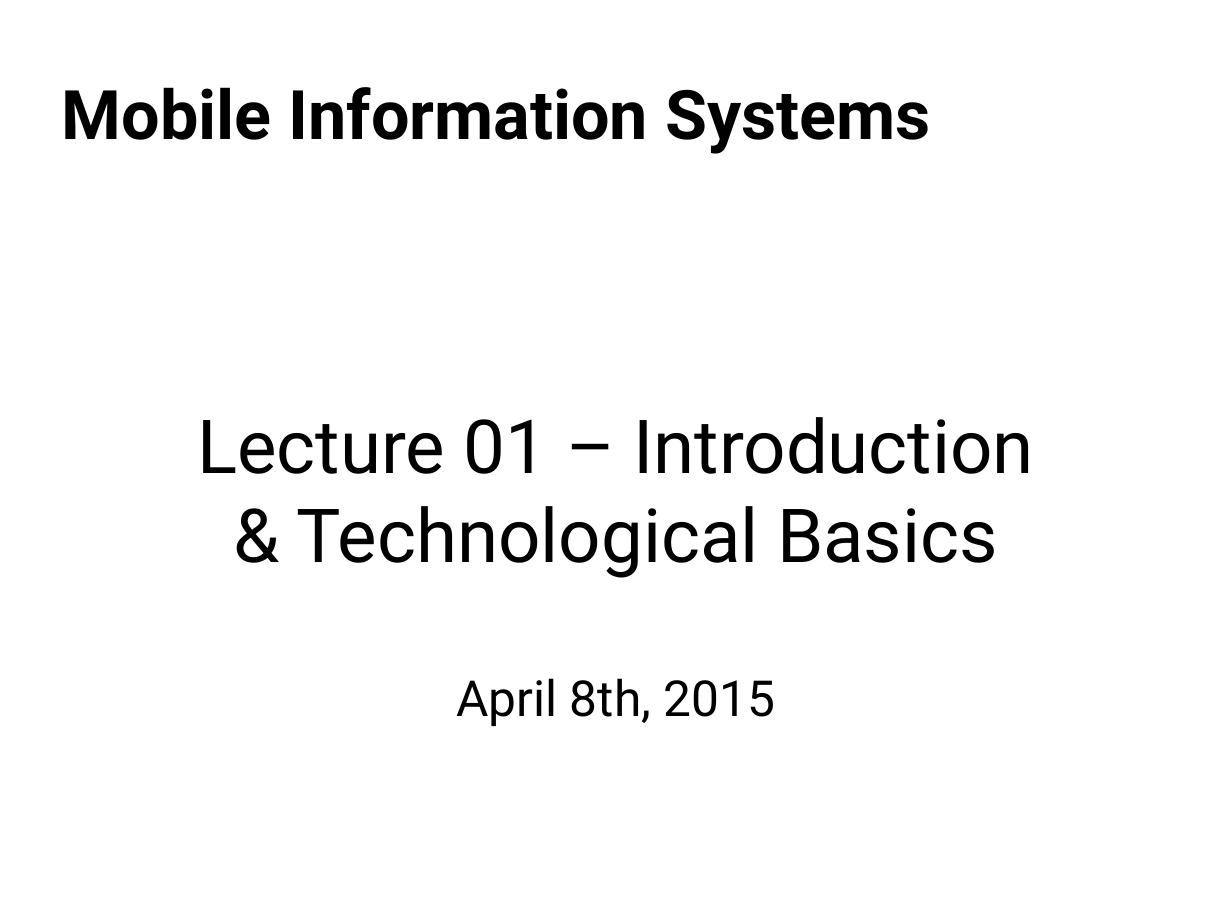
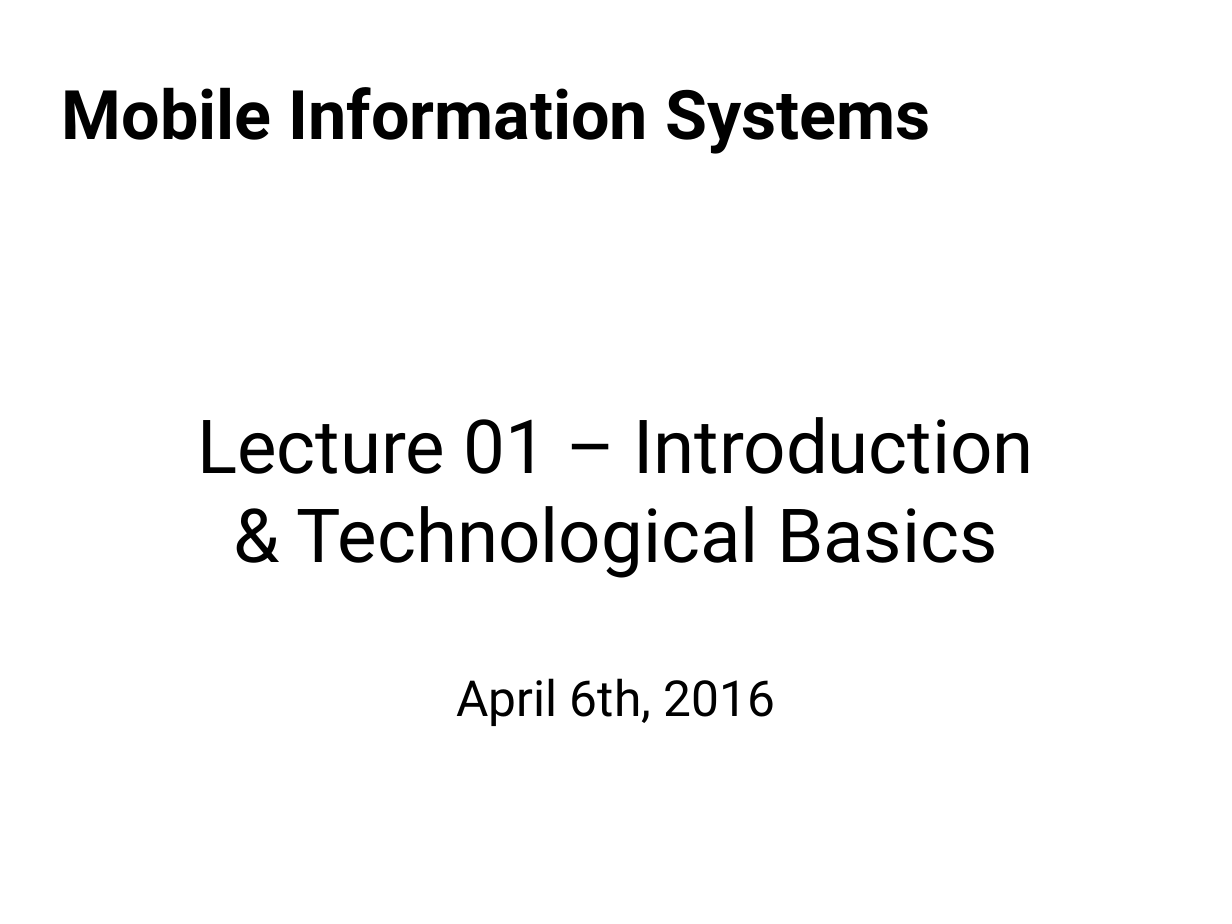
Before and after one commit to floe/mobile-information-systems, a slide deck: slide 1 of 01-introduction-basics.odp. Drawn at 1232x924 pixels with LibreOffice and Linux fonts; fonts in the diff are those of the drawing; background and template pictures are left out. Boxes give left, top, right and bottom in pixels: in the first picture for what was removed or moved away, otherwise in the second. Text is boxed around its words. In the diff, an @@ line names an element or a change of style, - is before the commit and + after.

```diff
--- a/01-introduction-basics.odp
+++ b/01-introduction-basics.odp
@@ text at [456,678,776,726]: text changed @@
-April 8th, 2015
+April 6th, 2016
```
Also in this commit, not shown: 7 other slides changed.
